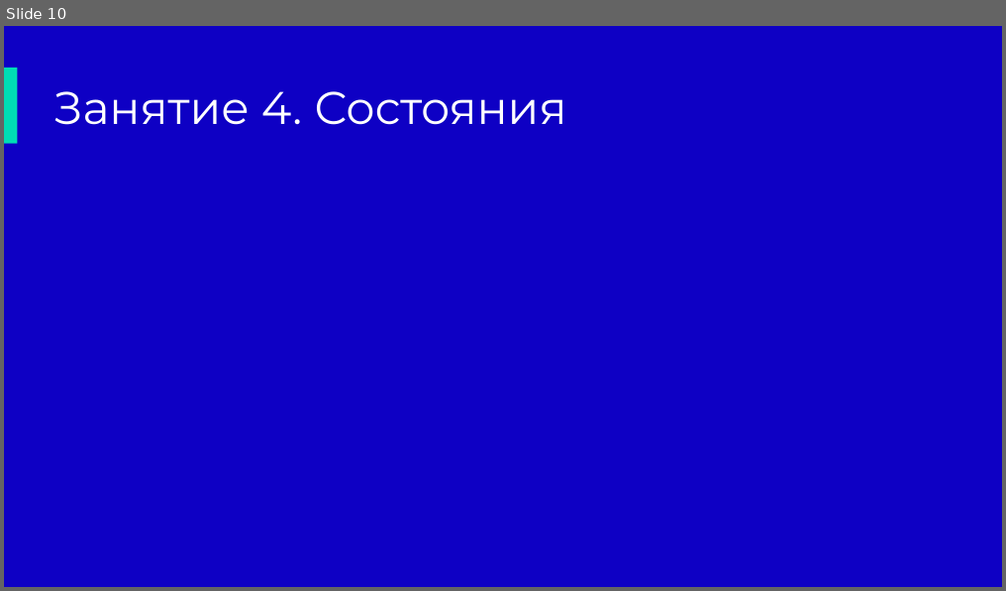
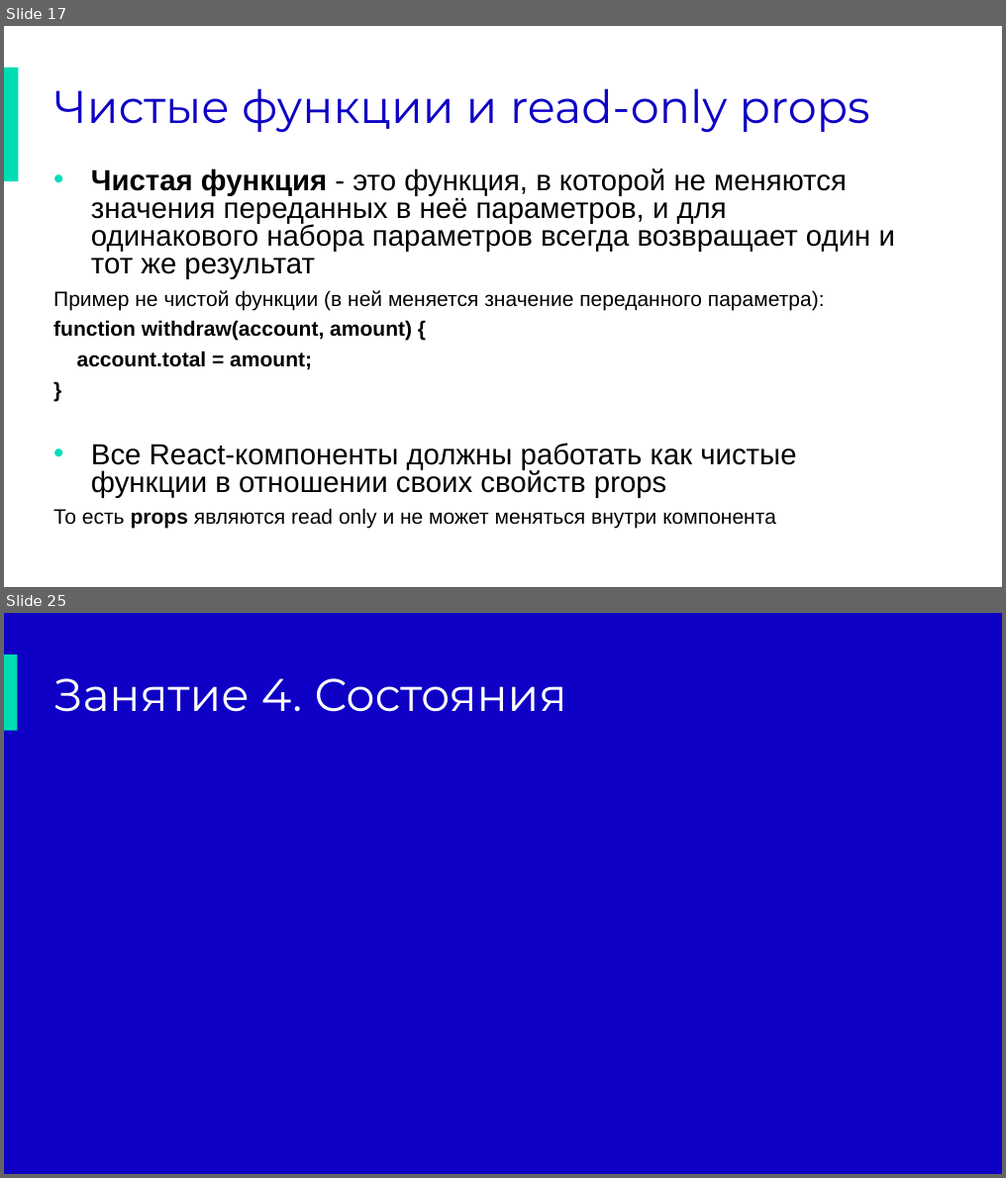
Before and after one commit to lavsexpert/synergy-react, a slide deck: React.pptx. Shown one above the other, each under a label of ours: slide 10 before the commit, slides 17 and 25 after it; the slides between them are not shown. The pictures are 1006x591 and 1006x1178 pixels, drawn with LibreOffice and Linux fonts; fonts in the diff are those of the drawing; background and template pictures are left out. Boxes give left, top, right and bottom in pixels: in the first picture for what was removed or moved away, otherwise in the second. Text is boxed around its words. In the diff, an @@ line names an element or a change of style, - is before the commit and + after.

```diff
--- a/React.pptx
+++ b/React.pptx
@@ slide 17 added at (4, 26, 1002, 587), background #FFFFFF; not listed: 1 template element that a slide beside it also shows @@
@@ rectangle added at (4, 68, 18, 181), fill #00DDB5 @@
@@ title added at (54, 88, 870, 133), 44 pt, text #0E00C4 @@
+Чистые функции и read-only props
@@ text added at (54, 169, 895, 529), 28 pt, text #000000 @@
+• Чистая функция - это функция, в которой не меняются значения переданных в неё параметров, и для одинакового набора параметров всегда возвращает один и тот же результат
+Пример не чистой функции (в ней меняется значение переданного параметра):
+function withdraw(account, amount) {
+account.total = amount;
+}
+• Все React-компоненты должны работать как чистые функции в отношении своих свойств props
+То есть props являются read only и не может меняться внутри компонента
@@ rectangle added at (18, 497, 128, 575), fill #FFFFFF, outline #FFFFFF 1 pt @@
@@ what was slide 10 is now slide 25 @@
```
Also in this commit, not shown: 6 slides changed, 16 other slides added, 2 slides removed, 1 other file.
